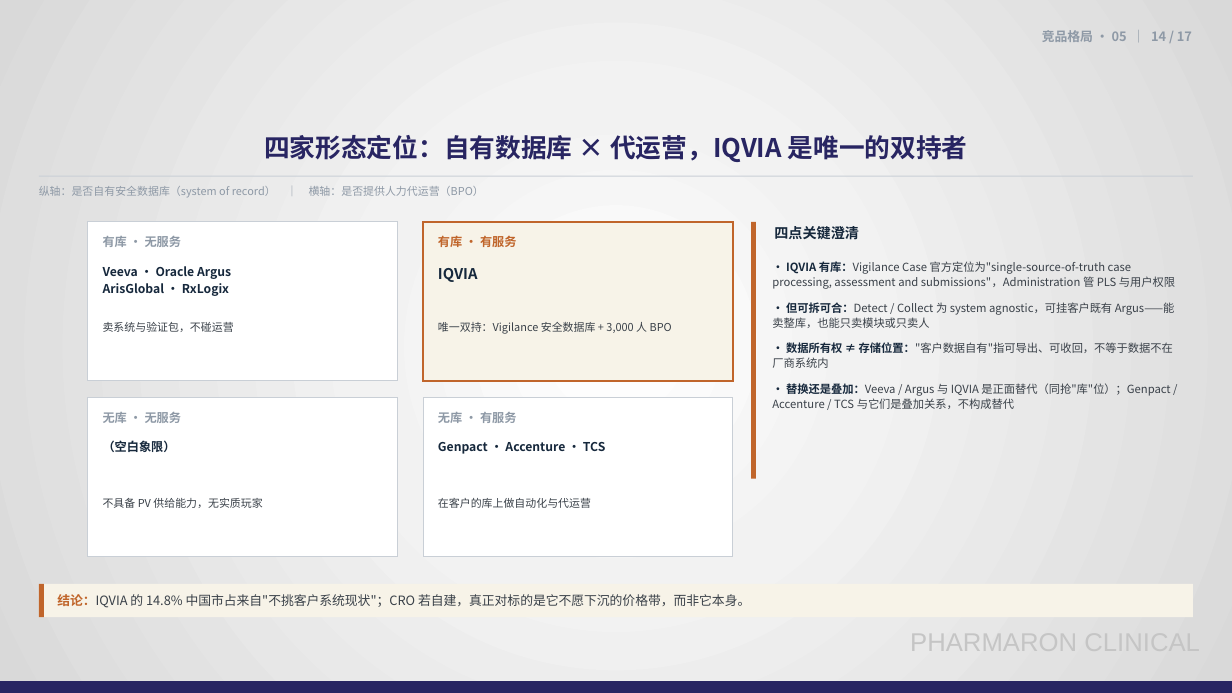
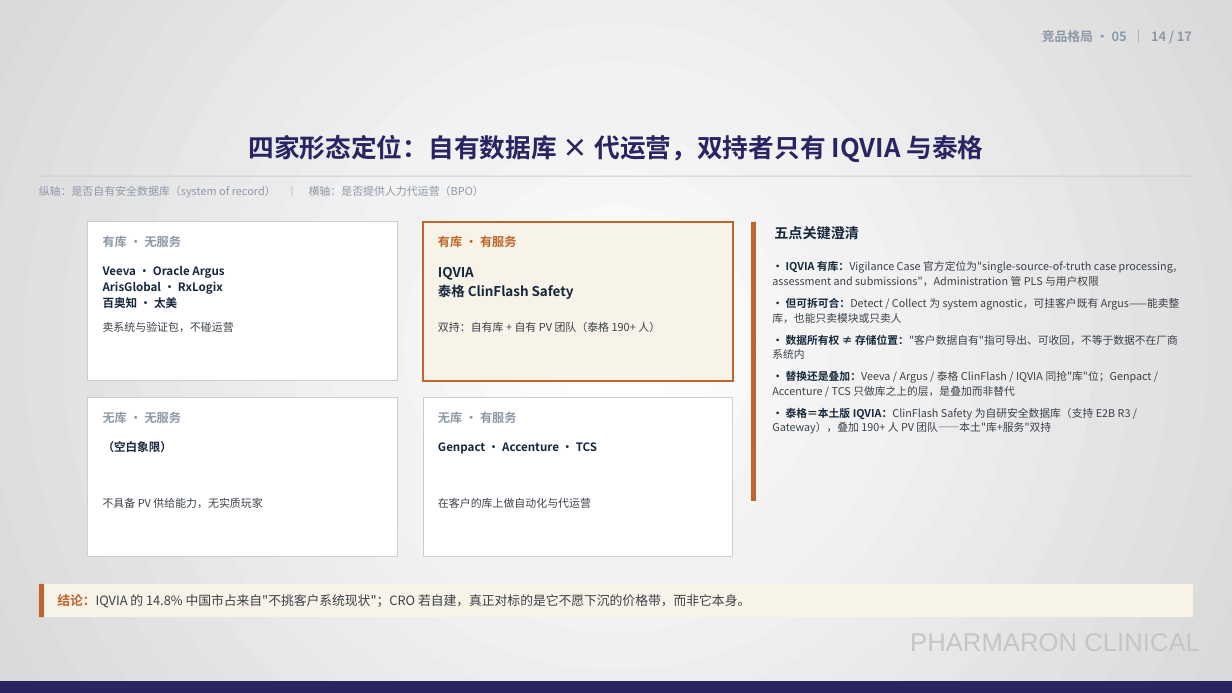
Before and after one commit to Eros-Python/TRAE-CODE, a slide deck: slide 14 of PV数据库市场调研总结-20261111.pptx. Drawn at 1232x693 pixels with LibreOffice and Linux fonts; fonts in the diff are those of the drawing; background and template pictures are left out. Boxes give left, top, right and bottom in pixels: in the first picture for what was removed or moved away, otherwise in the second. Text is boxed around its words. In the diff, an @@ line names an element or a change of style, - is before the commit and + after.

Commit message:
矩阵补充泰格 ClinFlash Safety（有库有服务）与百奥知、太美（有库无服务）

```diff
--- a/PV数据库市场调研总结-20261111.pptx
+++ b/PV数据库市场调研总结-20261111.pptx
@@ text at (248,135,983,162): text changed @@
-四家形态定位：自有数据库 × 代运营，IQVIA 是唯一的双持者
+四家形态定位：自有数据库 × 代运营，双持者只有 IQVIA 与泰格
@@ rectangle: place and size @@
-rectangle at (751,222,756,479)
+rectangle at (751,222,756,501)
@@ text at (774,226,859,239): text changed @@
-四点关键澄清
+五点关键澄清
@@ text at (103,265,224,294): size 9.5 to 9 pt in "Veeva · Oracle Argus", "ArisGlobal · RxLogix" @@
@@ text at (438,267,474,280): size 11.5 to 10.5 pt in "IQVIA" @@
@@ text at (772,261,1180,359): size 8.8 to 8.4 pt in "· IQVIA 有库：Vigilance Case 官方定位为"single-source-of-truth case  ...", "· 但可拆可合：Detect / Collect 为 system agnostic，可挂客户既有 ...", "· 数据所有权 ≠ 存储位置："客户数据自有"指可导出、可收回，不等于数据不在厂商系统内"; less space between paragraphs @@
@@ text at (103,297,177,308): paragraph added @@
+百奥知 · 太美
@@ text at (438,282,574,300): paragraph added @@
+泰格 ClinFlash Safety
@@ text at (438,322,660,332): text changed @@
-唯一双持：Vigilance 安全数据库 + 3,000 人 BPO
+双持：自有库 + 自有 PV 团队（泰格 190+ 人）
@@ text at (772,371,1152,434): text changed; size 8.8 to 8.4 pt @@
-· 替换还是叠加：Veeva / Argus 与 IQVIA 是正面替代（同抢"库"位）；Genpact / Accenture / TCS 与它们是叠加关系，不构成替代
+· 替换还是叠加：Veeva / Argus / 泰格 ClinFlash / IQVIA 同抢"库"位；Genpact / Accenture / TCS 只做库之上的层，是叠加而非替代
+· 泰格＝本土版 IQVIA：ClinFlash Safety 为自研安全数据库（支持 E2B R3 / Gateway），叠加 190+ 人 PV 团队——本土"库+服务"双持
@@ text "（空白象限）" at (103,441,172,452): size 9.5 to 9 pt @@
@@ text "Genpact · Accenture · TCS" at (438,442,597,454): size 9.5 to 9 pt @@
```
Also in this commit, not shown: 2 other slides changed, 8 other files.
